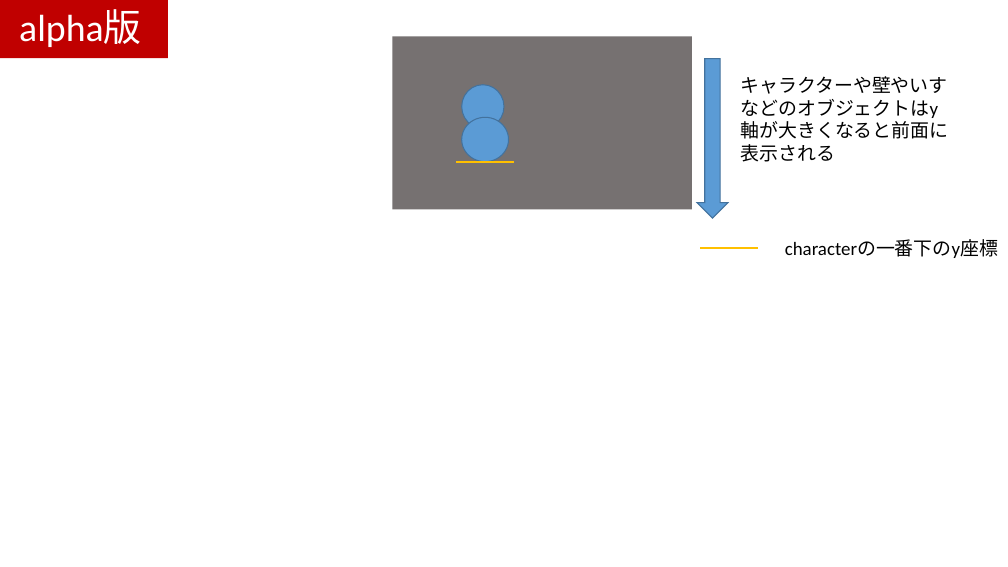
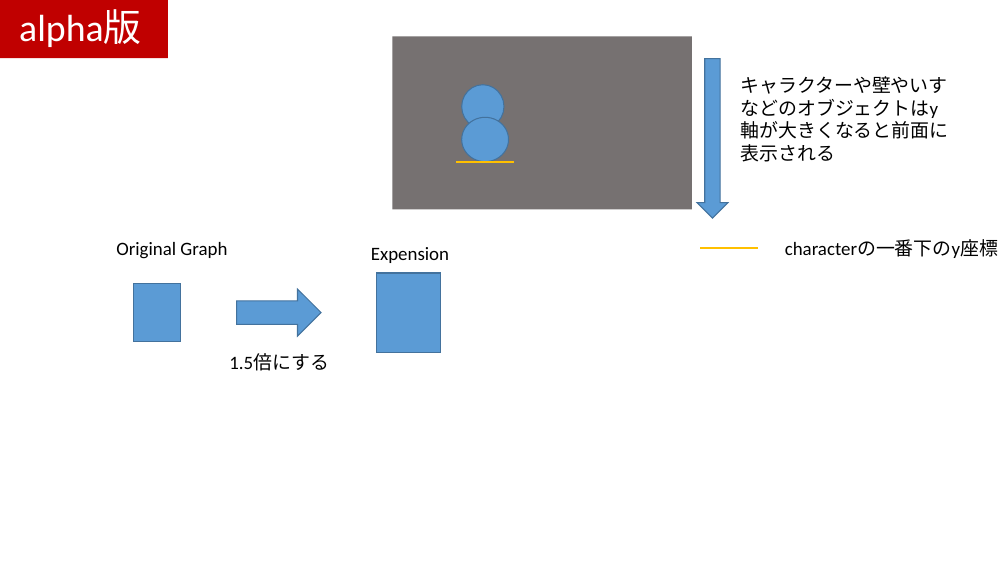
Before and after one commit to kawanami1022/2.5DActionGameProject, a slide deck: slide 31 of すみませんASOゲームショウまでに間に合いませんでした.pptx. Drawn at 1008x567 pixels with LibreOffice and Linux fonts; fonts in the diff are those of the drawing. Boxes give left, top, right and bottom in pixels: in the first picture for what was removed or moved away, otherwise in the second. Text is boxed around its words. In the diff, an @@ line names an element or a change of style, - is before the commit and + after.

```diff
--- a/すみませんASOゲームショウまでに間に合いませんでした.pptx
+++ b/すみませんASOゲームショウまでに間に合いませんでした.pptx
@@ text added at (116, 242, 227, 259), 18 pt, text #000000 @@
+Original Graph
@@ text added at (371, 247, 449, 263), 18 pt, text #000000 @@
+Expension
@@ rectangle added at (134, 284, 181, 342), fill #5B9BD5, outline #43739E 1 pt @@
@@ right arrow added at (237, 289, 321, 336), fill #5B9BD5, outline #43739E 1 pt @@
@@ rectangle added at (377, 273, 441, 352), fill #5B9BD5, outline #43739E 1 pt @@
@@ text added at (229, 353, 329, 371), 18 pt, text #000000 @@
+1.5倍にする
```
Also in this commit, not shown: 12 other files.
